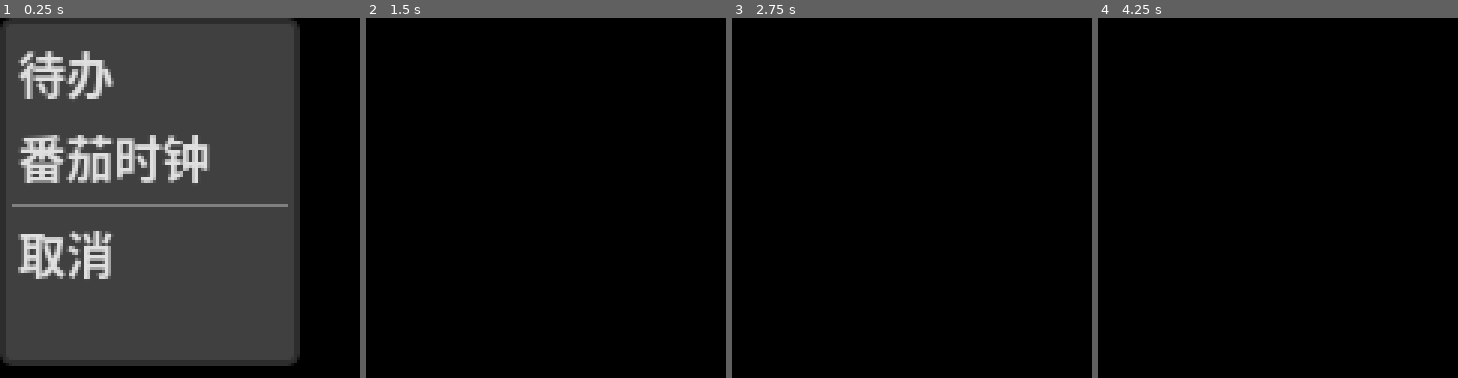
Above: before the commit, frames 1-4 (left to right).
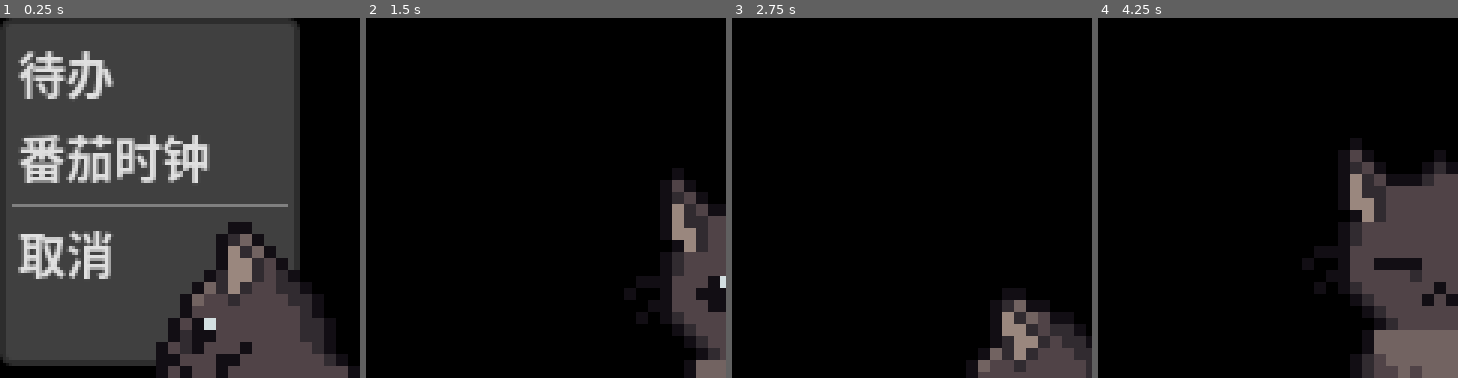
Above: after the commit, the same moments.

Repository: LYK-ce/Lynx
Game: Godot game, scene res://scene/window.tscn
The game is run twice, just before and just after one commit, with the same random seed, the same clock (stepped at 60 frames per second) and the same inputs. The engine's default icon, where the game draws it, is replaced by a stand-in: a white triangle on a blue panel in a dark square.
Inputs (mouse positions are in pixels of both pictures, inside the frame that each line leads up to):
- Up to frame 1 (0.25 s): no input
- Up to frame 2 (1.5 s): move the mouse to (625, 180) at 0.52 s; click (625, 180) at 0.67 s; tap Enter at 1.25 s; drag from (474, 216) to (528, 270) at 1.27 s
- Up to frame 3 (2.75 s): move the mouse to (948, 118) at 2.02 s; click (948, 118) at 2.17 s
- Up to frame 4 (4.25 s): drag from (1260, 270) to (1170, 144) at 2.77 s; move the mouse to (1386, 252) at 3.52 s; click (1386, 252) at 3.67 s

The runs differ from the first frame. In frame 1, 7.4% of the frame differs, in the area x 43-97%, y 56-100%; in frame 2, 5.8%; in frame 3, 4.6%; in frame 4, 15%, in the area x 70-100%, y 36-100%.

Commit message:
version 0.7

Diff:
--- a/project.godot
+++ b/project.godot
@@ -15,6 +15,10 @@
 config/features=PackedStringArray("4.5", "GL Compatibility")
 config/icon="res://icon.svg"
 
+[autoload]
+
+GlobalParameters="*res://scene/Global_Parameters.gd"
+
 [display]
 
 window/size/viewport_width=120
@@ -26,6 +30,7 @@
 
 [rendering]
 
+textures/canvas_textures/default_texture_filter=0
 renderer/rendering_method="gl_compatibility"
 renderer/rendering_method.mobile="gl_compatibility"
 viewport/transparent_background=true
--- /dev/null
+++ b/scene/Global_Parameters.gd
@@ -0,0 +1,10 @@
+extends Node
+
+class_name Global_Parameters
+
+enum State{
+	Idle,
+	Run,
+	Drag,
+	Sleep
+}
--- /dev/null
+++ b/scene/animated_sprite_2d.gd
@@ -0,0 +1,34 @@
+extends AnimatedSprite2D
+
+#桌面宠物就是一个状态机，不同的操作进入不同的状态即可。
+
+var state = Global_Parameters.State.Idle
+var anim_list
+var idle_anims = []
+
+# Called when the node enters the scene tree for the first time.
+func _ready() -> void:
+	anim_list = sprite_frames.get_animation_names()
+	print(anim_list)
+	for item in anim_list:
+		if 'Idle' in item:
+			idle_anims.append(item)
+	pass # Replace with function body.
+
+#依据状态，进入对应的动画播放列表
+func Play_Anim(_next_state):
+	match _next_state:
+		Global_Parameters.State.Idle:
+			state = _next_state
+			play(idle_anims[randi() % idle_anims.size()])
+		Global_Parameters.State.Drag:
+			state = _next_state
+			play("Drag")
+	pass
+
+
+
+#动画播放完毕后触发此函数
+func _on_animation_finished() -> void:
+	Play_Anim(Global_Parameters.State.Idle)
+	pass # Replace with function body.
--- a/scene/window.gd
+++ b/scene/window.gd
@@ -3,6 +3,10 @@
 var dragging   = false
 var click_pos  = Vector2()          # 鼠标在屏幕上的按下点
 var orig_pos   = Vector2()          # 窗口原始位置
+
+
+@onready var anim :AnimatedSprite2D = $AnimatedSprite2D
+signal action(_next_state)
 
 #右键弹出菜单
 @onready var menu : PopupMenu = $PopupMenu
@@ -13,6 +17,10 @@
 var client := HTTPClient.new()
 
 func _ready() -> void:
+	#上来之后先播放动画
+	self.action.connect(anim.Play_Anim)
+	self.action.emit(Global_Parameters.State.Idle)
+
 	menu.id_pressed.connect(_on_menu_selected)
 
 	var err := client.connect_to_host(HOST, PORT)
@@ -31,10 +39,12 @@
 			var rect := Rect2(position, size)
 			if rect.has_point(mp):
 				dragging  = true
+				action.emit(Global_Parameters.State.Drag)
 				click_pos = mp
 				orig_pos  = position
 		else:
 			dragging = false
+			action.emit(Global_Parameters.State.Idle)
 
 	elif event is InputEventMouseMotion and dragging:
 		# 计算屏幕位移，直接改窗口位置
@@ -48,7 +58,10 @@
 			print('button1 pressed')
 			send('daiban')
 		1: print('button2 pressed')
-		10: get_tree().quit()
+
+		#暂时先什么都不做
+		10: pass
+			#get_tree().quit()
 
 func send(cmd: String) -> void:
 	if client.get_status() != HTTPClient.STATUS_CONNECTED:
--- a/scene/window.tscn
+++ b/scene/window.tscn
@@ -1,21 +1,612 @@
-[gd_scene load_steps=3 format=3 uid="uid://bxp3nnabegmnd"]
+[gd_scene load_steps=81 format=3 uid="uid://bxp3nnabegmnd"]
 
 [ext_resource type="Script" uid="uid://k4itqhvl1x28" path="res://scene/window.gd" id="1_aitir"]
-[ext_resource type="Texture2D" uid="uid://dki0dvt64s2nt" path="res://icon.svg" id="2_2x567"]
+[ext_resource type="Texture2D" uid="uid://dcbyfrmy062a3" path="res://Assets/Sprite/PACK/PACK/cat 1 (64х64).png" id="2_2x567"]
+[ext_resource type="Script" uid="uid://byncxfikqkikv" path="res://scene/animated_sprite_2d.gd" id="3_qamey"]
+
+[sub_resource type="AtlasTexture" id="AtlasTexture_2x567"]
+atlas = ExtResource("2_2x567")
+region = Rect2(128, 4160, 64, 64)
+
+[sub_resource type="AtlasTexture" id="AtlasTexture_qamey"]
+atlas = ExtResource("2_2x567")
+region = Rect2(0, 768, 64, 64)
+
+[sub_resource type="AtlasTexture" id="AtlasTexture_jjql2"]
+atlas = ExtResource("2_2x567")
+region = Rect2(64, 768, 64, 64)
+
+[sub_resource type="AtlasTexture" id="AtlasTexture_8xq32"]
+atlas = ExtResource("2_2x567")
+region = Rect2(128, 768, 64, 64)
+
+[sub_resource type="AtlasTexture" id="AtlasTexture_7nq3k"]
+atlas = ExtResource("2_2x567")
+region = Rect2(192, 768, 64, 64)
+
+[sub_resource type="AtlasTexture" id="AtlasTexture_iwxln"]
+atlas = ExtResource("2_2x567")
+region = Rect2(256, 768, 64, 64)
+
+[sub_resource type="AtlasTexture" id="AtlasTexture_y3h1v"]
+atlas = ExtResource("2_2x567")
+region = Rect2(320, 768, 64, 64)
+
+[sub_resource type="AtlasTexture" id="AtlasTexture_go2yb"]
+atlas = ExtResource("2_2x567")
+region = Rect2(384, 768, 64, 64)
+
+[sub_resource type="AtlasTexture" id="AtlasTexture_qpf5g"]
+atlas = ExtResource("2_2x567")
+region = Rect2(448, 768, 64, 64)
+
+[sub_resource type="AtlasTexture" id="AtlasTexture_dsjjd"]
+atlas = ExtResource("2_2x567")
+region = Rect2(0, 1088, 64, 64)
+
+[sub_resource type="AtlasTexture" id="AtlasTexture_nyq5r"]
+atlas = ExtResource("2_2x567")
+region = Rect2(64, 1088, 64, 64)
+
+[sub_resource type="AtlasTexture" id="AtlasTexture_pifxi"]
+atlas = ExtResource("2_2x567")
+region = Rect2(128, 1088, 64, 64)
+
+[sub_resource type="AtlasTexture" id="AtlasTexture_b2r5e"]
+atlas = ExtResource("2_2x567")
+region = Rect2(192, 1088, 64, 64)
+
+[sub_resource type="AtlasTexture" id="AtlasTexture_wbsq2"]
+atlas = ExtResource("2_2x567")
+region = Rect2(256, 1088, 64, 64)
+
+[sub_resource type="AtlasTexture" id="AtlasTexture_o52y8"]
+atlas = ExtResource("2_2x567")
+region = Rect2(320, 1088, 64, 64)
+
+[sub_resource type="AtlasTexture" id="AtlasTexture_gt1te"]
+atlas = ExtResource("2_2x567")
+region = Rect2(384, 1088, 64, 64)
+
+[sub_resource type="AtlasTexture" id="AtlasTexture_s2in6"]
+atlas = ExtResource("2_2x567")
+region = Rect2(448, 1088, 64, 64)
+
+[sub_resource type="AtlasTexture" id="AtlasTexture_h8u1e"]
+atlas = ExtResource("2_2x567")
+region = Rect2(0, 2752, 64, 64)
+
+[sub_resource type="AtlasTexture" id="AtlasTexture_pukfs"]
+atlas = ExtResource("2_2x567")
+region = Rect2(64, 2752, 64, 64)
+
+[sub_resource type="AtlasTexture" id="AtlasTexture_we3gw"]
+atlas = ExtResource("2_2x567")
+region = Rect2(128, 2752, 64, 64)
+
+[sub_resource type="AtlasTexture" id="AtlasTexture_6exlw"]
+atlas = ExtResource("2_2x567")
+region = Rect2(192, 2752, 64, 64)
+
+[sub_resource type="AtlasTexture" id="AtlasTexture_dadlg"]
+atlas = ExtResource("2_2x567")
+region = Rect2(256, 2752, 64, 64)
+
+[sub_resource type="AtlasTexture" id="AtlasTexture_hcmji"]
+atlas = ExtResource("2_2x567")
+region = Rect2(320, 2752, 64, 64)
+
+[sub_resource type="AtlasTexture" id="AtlasTexture_xbn7f"]
+atlas = ExtResource("2_2x567")
+region = Rect2(384, 2752, 64, 64)
+
+[sub_resource type="AtlasTexture" id="AtlasTexture_fqsb8"]
+atlas = ExtResource("2_2x567")
+region = Rect2(0, 832, 64, 64)
+
+[sub_resource type="AtlasTexture" id="AtlasTexture_ngfn4"]
+atlas = ExtResource("2_2x567")
+region = Rect2(64, 832, 64, 64)
+
+[sub_resource type="AtlasTexture" id="AtlasTexture_82hk7"]
+atlas = ExtResource("2_2x567")
+region = Rect2(128, 832, 64, 64)
+
+[sub_resource type="AtlasTexture" id="AtlasTexture_oeqwr"]
+atlas = ExtResource("2_2x567")
+region = Rect2(192, 832, 64, 64)
+
+[sub_resource type="AtlasTexture" id="AtlasTexture_iqd6u"]
+atlas = ExtResource("2_2x567")
+region = Rect2(256, 832, 64, 64)
+
+[sub_resource type="AtlasTexture" id="AtlasTexture_ytr0n"]
+atlas = ExtResource("2_2x567")
+region = Rect2(320, 832, 64, 64)
+
+[sub_resource type="AtlasTexture" id="AtlasTexture_2ysq1"]
+atlas = ExtResource("2_2x567")
+region = Rect2(384, 832, 64, 64)
+
+[sub_resource type="AtlasTexture" id="AtlasTexture_w16sq"]
+atlas = ExtResource("2_2x567")
+region = Rect2(448, 832, 64, 64)
+
+[sub_resource type="AtlasTexture" id="AtlasTexture_giet4"]
+atlas = ExtResource("2_2x567")
+region = Rect2(0, 1856, 64, 64)
+
+[sub_resource type="AtlasTexture" id="AtlasTexture_jbjv6"]
+atlas = ExtResource("2_2x567")
+region = Rect2(64, 1856, 64, 64)
+
+[sub_resource type="AtlasTexture" id="AtlasTexture_y6ebr"]
+atlas = ExtResource("2_2x567")
+region = Rect2(128, 1856, 64, 64)
+
+[sub_resource type="AtlasTexture" id="AtlasTexture_sfwjc"]
+atlas = ExtResource("2_2x567")
+region = Rect2(192, 1856, 64, 64)
+
+[sub_resource type="AtlasTexture" id="AtlasTexture_t7bqr"]
+atlas = ExtResource("2_2x567")
+region = Rect2(256, 1856, 64, 64)
+
+[sub_resource type="AtlasTexture" id="AtlasTexture_gdwbg"]
+atlas = ExtResource("2_2x567")
+region = Rect2(320, 1856, 64, 64)
+
+[sub_resource type="AtlasTexture" id="AtlasTexture_176et"]
+atlas = ExtResource("2_2x567")
+region = Rect2(384, 1856, 64, 64)
+
+[sub_resource type="AtlasTexture" id="AtlasTexture_0gsrp"]
+atlas = ExtResource("2_2x567")
+region = Rect2(448, 1856, 64, 64)
+
+[sub_resource type="AtlasTexture" id="AtlasTexture_ijflk"]
+atlas = ExtResource("2_2x567")
+region = Rect2(512, 1856, 64, 64)
+
+[sub_resource type="AtlasTexture" id="AtlasTexture_vh6tn"]
+atlas = ExtResource("2_2x567")
+region = Rect2(576, 1856, 64, 64)
+
+[sub_resource type="AtlasTexture" id="AtlasTexture_aw18i"]
+atlas = ExtResource("2_2x567")
+region = Rect2(640, 1856, 64, 64)
+
+[sub_resource type="AtlasTexture" id="AtlasTexture_52pi3"]
+atlas = ExtResource("2_2x567")
+region = Rect2(0, 2048, 64, 64)
+
+[sub_resource type="AtlasTexture" id="AtlasTexture_2qnf8"]
+atlas = ExtResource("2_2x567")
+region = Rect2(64, 2048, 64, 64)
+
+[sub_resource type="AtlasTexture" id="AtlasTexture_f7gev"]
+atlas = ExtResource("2_2x567")
+region = Rect2(128, 2048, 64, 64)
+
+[sub_resource type="AtlasTexture" id="AtlasTexture_jyd0o"]
+atlas = ExtResource("2_2x567")
+region = Rect2(192, 2048, 64, 64)
+
+[sub_resource type="AtlasTexture" id="AtlasTexture_1qmvv"]
+atlas = ExtResource("2_2x567")
+region = Rect2(256, 2048, 64, 64)
+
+[sub_resource type="AtlasTexture" id="AtlasTexture_ks1sd"]
+atlas = ExtResource("2_2x567")
+region = Rect2(320, 2048, 64, 64)
+
+[sub_resource type="AtlasTexture" id="AtlasTexture_d8ka5"]
+atlas = ExtResource("2_2x567")
+region = Rect2(384, 2048, 64, 64)
+
+[sub_resource type="AtlasTexture" id="AtlasTexture_wb3vo"]
+atlas = ExtResource("2_2x567")
+region = Rect2(448, 2048, 64, 64)
+
+[sub_resource type="AtlasTexture" id="AtlasTexture_wxyuj"]
+atlas = ExtResource("2_2x567")
+region = Rect2(512, 2048, 64, 64)
+
+[sub_resource type="AtlasTexture" id="AtlasTexture_a6hso"]
+atlas = ExtResource("2_2x567")
+region = Rect2(576, 2048, 64, 64)
+
+[sub_resource type="AtlasTexture" id="AtlasTexture_cmbs0"]
+atlas = ExtResource("2_2x567")
+region = Rect2(640, 2048, 64, 64)
+
+[sub_resource type="AtlasTexture" id="AtlasTexture_yo3wi"]
+atlas = ExtResource("2_2x567")
+region = Rect2(0, 4032, 64, 64)
+
+[sub_resource type="AtlasTexture" id="AtlasTexture_uxn72"]
+atlas = ExtResource("2_2x567")
+region = Rect2(64, 4032, 64, 64)
+
+[sub_resource type="AtlasTexture" id="AtlasTexture_ta6vo"]
+atlas = ExtResource("2_2x567")
+region = Rect2(128, 4032, 64, 64)
+
+[sub_resource type="AtlasTexture" id="AtlasTexture_gybes"]
+atlas = ExtResource("2_2x567")
+region = Rect2(192, 4032, 64, 64)
+
+[sub_resource type="AtlasTexture" id="AtlasTexture_vc0a3"]
+atlas = ExtResource("2_2x567")
+region = Rect2(256, 4032, 64, 64)
+
+[sub_resource type="AtlasTexture" id="AtlasTexture_b7jju"]
+atlas = ExtResource("2_2x567")
+region = Rect2(0, 4096, 64, 64)
+
+[sub_resource type="AtlasTexture" id="AtlasTexture_ymu02"]
+atlas = ExtResource("2_2x567")
+region = Rect2(64, 4096, 64, 64)
+
+[sub_resource type="AtlasTexture" id="AtlasTexture_6kfy8"]
+atlas = ExtResource("2_2x567")
+region = Rect2(128, 4096, 64, 64)
+
+[sub_resource type="AtlasTexture" id="AtlasTexture_18euq"]
+atlas = ExtResource("2_2x567")
+region = Rect2(192, 4096, 64, 64)
+
+[sub_resource type="AtlasTexture" id="AtlasTexture_4wy88"]
+atlas = ExtResource("2_2x567")
+region = Rect2(256, 4096, 64, 64)
+
+[sub_resource type="AtlasTexture" id="AtlasTexture_g4lwn"]
+atlas = ExtResource("2_2x567")
+region = Rect2(0, 704, 64, 64)
+
+[sub_resource type="AtlasTexture" id="AtlasTexture_p1pmo"]
+atlas = ExtResource("2_2x567")
+region = Rect2(64, 704, 64, 64)
+
+[sub_resource type="AtlasTexture" id="AtlasTexture_637fh"]
+atlas = ExtResource("2_2x567")
+region = Rect2(128, 704, 64, 64)
+
+[sub_resource type="AtlasTexture" id="AtlasTexture_386dw"]
+atlas = ExtResource("2_2x567")
+region = Rect2(192, 704, 64, 64)
+
+[sub_resource type="AtlasTexture" id="AtlasTexture_djekn"]
+atlas = ExtResource("2_2x567")
+region = Rect2(256, 704, 64, 64)
+
+[sub_resource type="AtlasTexture" id="AtlasTexture_d7b6o"]
+atlas = ExtResource("2_2x567")
+region = Rect2(0, 640, 64, 64)
+
+[sub_resource type="AtlasTexture" id="AtlasTexture_r4efc"]
+atlas = ExtResource("2_2x567")
+region = Rect2(64, 640, 64, 64)
+
+[sub_resource type="AtlasTexture" id="AtlasTexture_yy6pp"]
+atlas = ExtResource("2_2x567")
+region = Rect2(128, 640, 64, 64)
+
+[sub_resource type="AtlasTexture" id="AtlasTexture_ey3a7"]
+atlas = ExtResource("2_2x567")
+region = Rect2(192, 640, 64, 64)
+
+[sub_resource type="AtlasTexture" id="AtlasTexture_bdo7c"]
+atlas = ExtResource("2_2x567")
+region = Rect2(256, 640, 64, 64)
+
+[sub_resource type="AtlasTexture" id="AtlasTexture_7iyf0"]
+atlas = ExtResource("2_2x567")
+region = Rect2(0, 3200, 64, 64)
+
+[sub_resource type="AtlasTexture" id="AtlasTexture_ruasj"]
+atlas = ExtResource("2_2x567")
+region = Rect2(64, 3200, 64, 64)
+
+[sub_resource type="SpriteFrames" id="SpriteFrames_dsjjd"]
+animations = [{
+"frames": [{
+"duration": 1.0,
+"texture": SubResource("AtlasTexture_2x567")
+}],
+"loop": true,
+"name": &"Drag",
+"speed": 5.0
+}, {
+"frames": [{
+"duration": 1.0,
+"texture": SubResource("AtlasTexture_qamey")
+}, {
+"duration": 1.0,
+"texture": SubResource("AtlasTexture_jjql2")
+}, {
+"duration": 1.0,
+"texture": SubResource("AtlasTexture_8xq32")
+}, {
+"duration": 1.0,
+"texture": SubResource("AtlasTexture_7nq3k")
+}, {
+"duration": 1.0,
+"texture": SubResource("AtlasTexture_iwxln")
+}, {
+"duration": 1.0,
+"texture": SubResource("AtlasTexture_y3h1v")
+}, {
+"duration": 1.0,
+"texture": SubResource("AtlasTexture_go2yb")
+}, {
+"duration": 1.0,
+"texture": SubResource("AtlasTexture_qpf5g")
+}],
+"loop": false,
+"name": &"Idle1",
+"speed": 3.0
+}, {
+"frames": [{
+"duration": 1.0,
+"texture": SubResource("AtlasTexture_dsjjd")
+}, {
+"duration": 1.0,
+"texture": SubResource("AtlasTexture_nyq5r")
+}, {
+"duration": 1.0,
+"texture": SubResource("AtlasTexture_pifxi")
+}, {
+"duration": 1.0,
+"texture": SubResource("AtlasTexture_b2r5e")
+}, {
+"duration": 1.0,
+"texture": SubResource("AtlasTexture_wbsq2")
+}, {
+"duration": 1.0,
+"texture": SubResource("AtlasTexture_o52y8")
+}, {
+"duration": 1.0,
+"texture": SubResource("AtlasTexture_gt1te")
+}, {
+"duration": 1.0,
+"texture": SubResource("AtlasTexture_s2in6")
+}],
+"loop": false,
+"name": &"Idle2",
+"speed": 3.0
+}, {
+"frames": [{
+"duration": 1.0,
+"texture": SubResource("AtlasTexture_h8u1e")
+}, {
+"duration": 1.0,
+"texture": SubResource("AtlasTexture_pukfs")
+}, {
+"duration": 1.0,
+"texture": SubResource("AtlasTexture_we3gw")
+}, {
+"duration": 1.0,
+"texture": SubResource("AtlasTexture_6exlw")
+}, {
+"duration": 1.0,
+"texture": SubResource("AtlasTexture_dadlg")
+}, {
+"duration": 1.0,
+"texture": SubResource("AtlasTexture_hcmji")
+}, {
+"duration": 1.0,
+"texture": SubResource("AtlasTexture_xbn7f")
+}],
+"loop": false,
+"name": &"Idle3",
+"speed": 3.0
+}, {
+"frames": [{
+"duration": 1.0,
+"texture": SubResource("AtlasTexture_fqsb8")
+}, {
+"duration": 1.0,
+"texture": SubResource("AtlasTexture_ngfn4")
+}, {
+"duration": 1.0,
+"texture": SubResource("AtlasTexture_82hk7")
+}, {
+"duration": 1.0,
+"texture": SubResource("AtlasTexture_oeqwr")
+}, {
+"duration": 1.0,
+"texture": SubResource("AtlasTexture_iqd6u")
+}, {
+"duration": 1.0,
+"texture": SubResource("AtlasTexture_ytr0n")
+}, {
+"duration": 1.0,
+"texture": SubResource("AtlasTexture_2ysq1")
+}, {
+"duration": 1.0,
+"texture": SubResource("AtlasTexture_w16sq")
+}],
+"loop": false,
+"name": &"Idle4",
+"speed": 3.0
+}, {
+"frames": [{
+"duration": 1.0,
+"texture": SubResource("AtlasTexture_giet4")
+}, {
+"duration": 1.0,
+"texture": SubResource("AtlasTexture_jbjv6")
+}, {
+"duration": 1.0,
+"texture": SubResource("AtlasTexture_y6ebr")
+}, {
+"duration": 1.0,
+"texture": SubResource("AtlasTexture_sfwjc")
+}, {
+"duration": 1.0,
+"texture": SubResource("AtlasTexture_t7bqr")
+}, {
+"duration": 1.0,
+"texture": SubResource("AtlasTexture_gdwbg")
+}, {
+"duration": 1.0,
+"texture": SubResource("AtlasTexture_176et")
+}, {
+"duration": 1.0,
+"texture": SubResource("AtlasTexture_0gsrp")
+}, {
+"duration": 1.0,
+"texture": SubResource("AtlasTexture_ijflk")
+}, {
+"duration": 1.0,
+"texture": SubResource("AtlasTexture_vh6tn")
+}, {
+"duration": 1.0,
+"texture": SubResource("AtlasTexture_aw18i")
+}],
+"loop": false,
+"name": &"Idle5",
+"speed": 3.0
+}, {
+"frames": [{
+"duration": 1.0,
+"texture": SubResource("AtlasTexture_52pi3")
+}, {
+"duration": 1.0,
+"texture": SubResource("AtlasTexture_2qnf8")
+}, {
+"duration": 1.0,
+"texture": SubResource("AtlasTexture_f7gev")
+}, {
+"duration": 1.0,
+"texture": SubResource("AtlasTexture_jyd0o")
+}, {
+"duration": 1.0,
+"texture": SubResource("AtlasTexture_1qmvv")
+}, {
+"duration": 1.0,
+"texture": SubResource("AtlasTexture_ks1sd")
+}, {
+"duration": 1.0,
+"texture": SubResource("AtlasTexture_d8ka5")
+}, {
+"duration": 1.0,
+"texture": SubResource("AtlasTexture_wb3vo")
+}, {
+"duration": 1.0,
+"texture": SubResource("AtlasTexture_wxyuj")
+}, {
+"duration": 1.0,
+"texture": SubResource("AtlasTexture_a6hso")
+}, {
+"duration": 1.0,
+"texture": SubResource("AtlasTexture_cmbs0")
+}],
+"loop": false,
+"name": &"Idle6",
+"speed": 3.0
+}, {
+"frames": [{
+"duration": 1.0,
+"texture": SubResource("AtlasTexture_yo3wi")
+}, {
+"duration": 1.0,
+"texture": SubResource("AtlasTexture_uxn72")
+}, {
+"duration": 1.0,
+"texture": SubResource("AtlasTexture_ta6vo")
+}, {
+"duration": 1.0,
+"texture": SubResource("AtlasTexture_gybes")
+}, {
+"duration": 1.0,
+"texture": SubResource("AtlasTexture_vc0a3")
+}],
+"loop": false,
+"name": &"Jump_Left",
+"speed": 3.0
+}, {
+"frames": [{
+"duration": 1.0,
+"texture": SubResource("AtlasTexture_b7jju")
+}, {
+"duration": 1.0,
+"texture": SubResource("AtlasTexture_ymu02")
+}, {
+"duration": 1.0,
+"texture": SubResource("AtlasTexture_6kfy8")
+}, {
+"duration": 1.0,
+"texture": SubResource("AtlasTexture_18euq")
+}, {
+"duration": 1.0,
+"texture": SubResource("AtlasTexture_4wy88")
+}],
+"loop": false,
+"name": &"Jump_Right",
+"speed": 3.0
+}, {
+"frames": [{
+"duration": 1.0,
+"texture": SubResource("AtlasTexture_g4lwn")
+}, {
+"duration": 1.0,
+"texture": SubResource("AtlasTexture_p1pmo")
+}, {
+"duration": 1.0,
+"texture": SubResource("AtlasTexture_637fh")
+}, {
+"duration": 1.0,
+"texture": SubResource("AtlasTexture_386dw")
+}, {
+"duration": 1.0,
+"texture": SubResource("AtlasTexture_djekn")
+}],
+"loop": true,
+"name": &"Run_Left",
+"speed": 3.0
+}, {
+"frames": [{
+"duration": 1.0,
+"texture": SubResource("AtlasTexture_d7b6o")
+}, {
+"duration": 1.0,
+"texture": SubResource("AtlasTexture_r4efc")
+}, {
+"duration": 1.0,
+"texture": SubResource("AtlasTexture_yy6pp")
+}, {
+"duration": 1.0,
+"texture": SubResource("AtlasTexture_ey3a7")
+}, {
+"duration": 1.0,
+"texture": SubResource("AtlasTexture_bdo7c")
+}],
+"loop": true,
+"name": &"Run_Right",
+"speed": 3.0
+}, {
+"frames": [{
+"duration": 1.0,
+"texture": SubResource("AtlasTexture_7iyf0")
+}, {
+"duration": 1.0,
+"texture": SubResource("AtlasTexture_ruasj")
+}],
+"loop": true,
+"name": &"Sleep",
+"speed": 1.0
+}]
 
 [node name="Window" type="Window"]
 transparent_bg = true
 oversampling_override = 1.0
-size = Vector2i(512, 512)
+size = Vector2i(256, 256)
 borderless = true
 always_on_top = true
 transparent = true
 script = ExtResource("1_aitir")
-
-[node name="Sprite2D" type="Sprite2D" parent="."]
-position = Vector2(64, 63)
-texture = ExtResource("2_2x567")
-offset = Vector2(256, 256)
 
 [node name="PopupMenu" type="PopupMenu" parent="."]
 oversampling_override = 1.0
@@ -33,3 +624,13 @@
 item_3/id = 10
 
 [node name="HTTPRequest" type="HTTPRequest" parent="."]
+
+[node name="AnimatedSprite2D" type="AnimatedSprite2D" parent="."]
+texture_filter = 1
+position = Vector2(128, 128)
+scale = Vector2(4, 4)
+sprite_frames = SubResource("SpriteFrames_dsjjd")
+animation = &"Run_Left"
+script = ExtResource("3_qamey")
+
+[connection signal="animation_finished" from="AnimatedSprite2D" to="AnimatedSprite2D" method="_on_animation_finished"]
Binary file added: Assets/Sprite/PACK/PACK/black cat with text.png
Not shown, added: Assets/Sprite/PACK/PACK/black cat with text.png.import
Binary file added: Assets/Sprite/PACK/PACK/cat 1 (64х64).aseprite
Binary file added: Assets/Sprite/PACK/PACK/cat 1 (64х64).png
Not shown, added: Assets/Sprite/PACK/PACK/cat 1 (64х64).png.import
Binary file added: Assets/Sprite/PACK/PACK/cat 2 (64х64).aseprite
Binary file added: Assets/Sprite/PACK/PACK/cat 2 (64х64).png
Not shown, added: Assets/Sprite/PACK/PACK/cat 2 (64х64).png.import
Binary file added: Assets/Sprite/PACK/PACK/cat 3 (64х64).aseprite
Binary file added: Assets/Sprite/PACK/PACK/cat 3 (64х64).png
Not shown, added: Assets/Sprite/PACK/PACK/cat 3 (64х64).png.import
Binary file added: Assets/Sprite/PACK/PACK/ginger cat with text.png
(and 9 more such lines)
